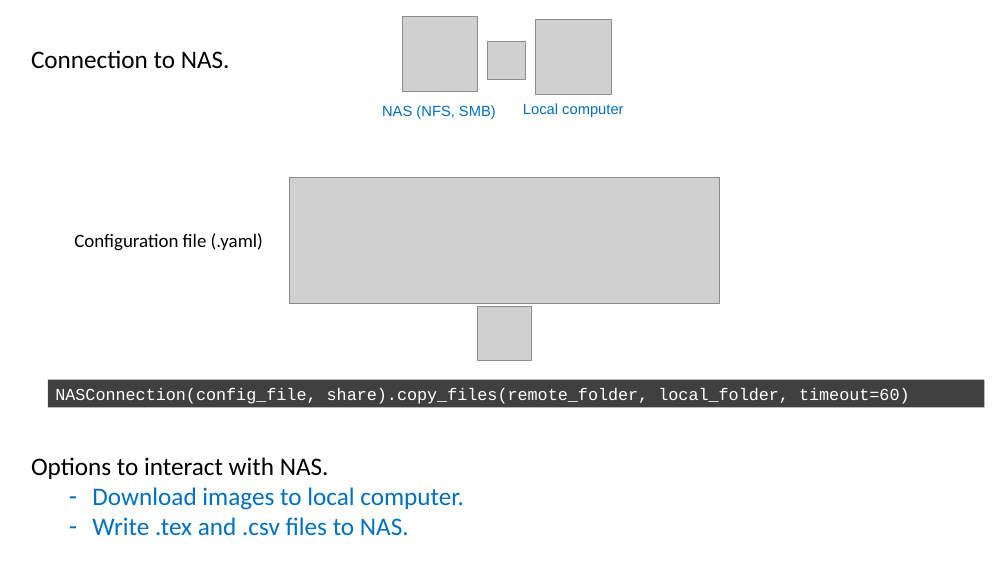
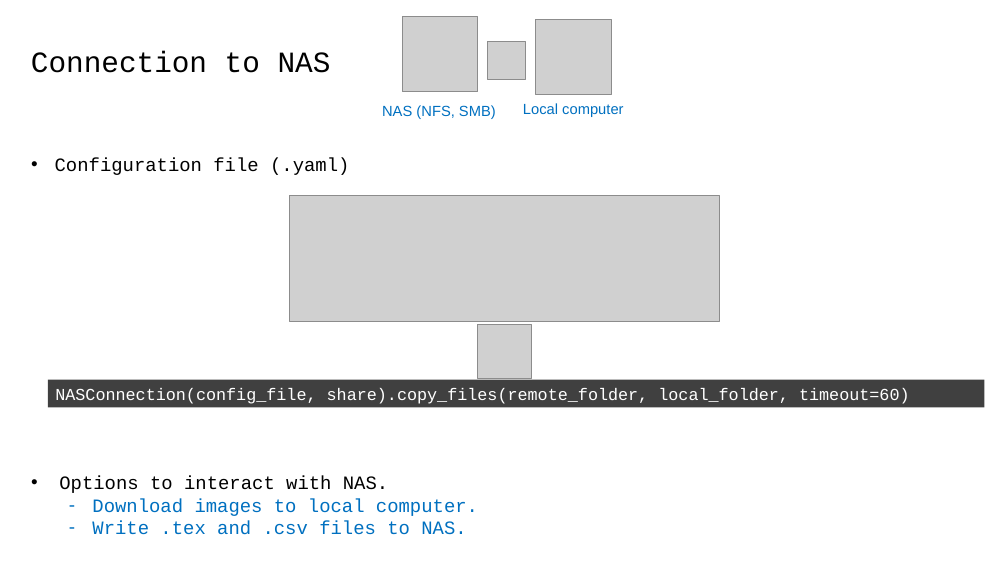
Before and after one commit to MunskyGroup/FISH_Processing, a slide deck: slide 6 of docs/module_presentation.pptx. Drawn at 1008x567 pixels with LibreOffice and Linux fonts; fonts in the diff are those of the drawing; grey boxes stand for pictures; background and template pictures are left out. Boxes give left, top, right and bottom in pixels: in the first picture for what was removed or moved away, otherwise in the second. Text is boxed around its words. In the diff, an @@ line names an element or a change of style, - is before the commit and + after.

```diff
--- a/docs/module_presentation.pptx
+++ b/docs/module_presentation.pptx
@@ text at [31,51,331,73]: text changed; size 24 to 28 pt; font Calibri to Courier New @@
-Connection to NAS.
+Connection to NAS
@@ text "Configuration file (.yaml)": place and size @@
-text "Configuration file (.yaml)" at [74,233,263,251]
+text "Configuration file (.yaml)" at [55,158,349,175]
@@ text "Configuration file (.yaml)" at [55,158,349,175]: font Calibri to Courier New; bullet none to • @@
@@ picture: place and size @@
-picture at [290,178,719,303]
+picture at [290,196,719,321]
@@ picture: place and size @@
-picture at [478,307,532,361]
+picture at [478,324,532,378]
@@ text "Options to interact with NAS.": place and size @@
-text "Options to interact with NAS." at [31,457,464,536]
+text "Options to interact with NAS." at [59,476,478,535]
@@ text "Options to interact with NAS." at [59,476,478,535]: size 24 to 18 pt, font Calibri to Courier New; bullet none to • @@
```
Also in this commit, not shown: 6 other slides changed, 2 other files.
